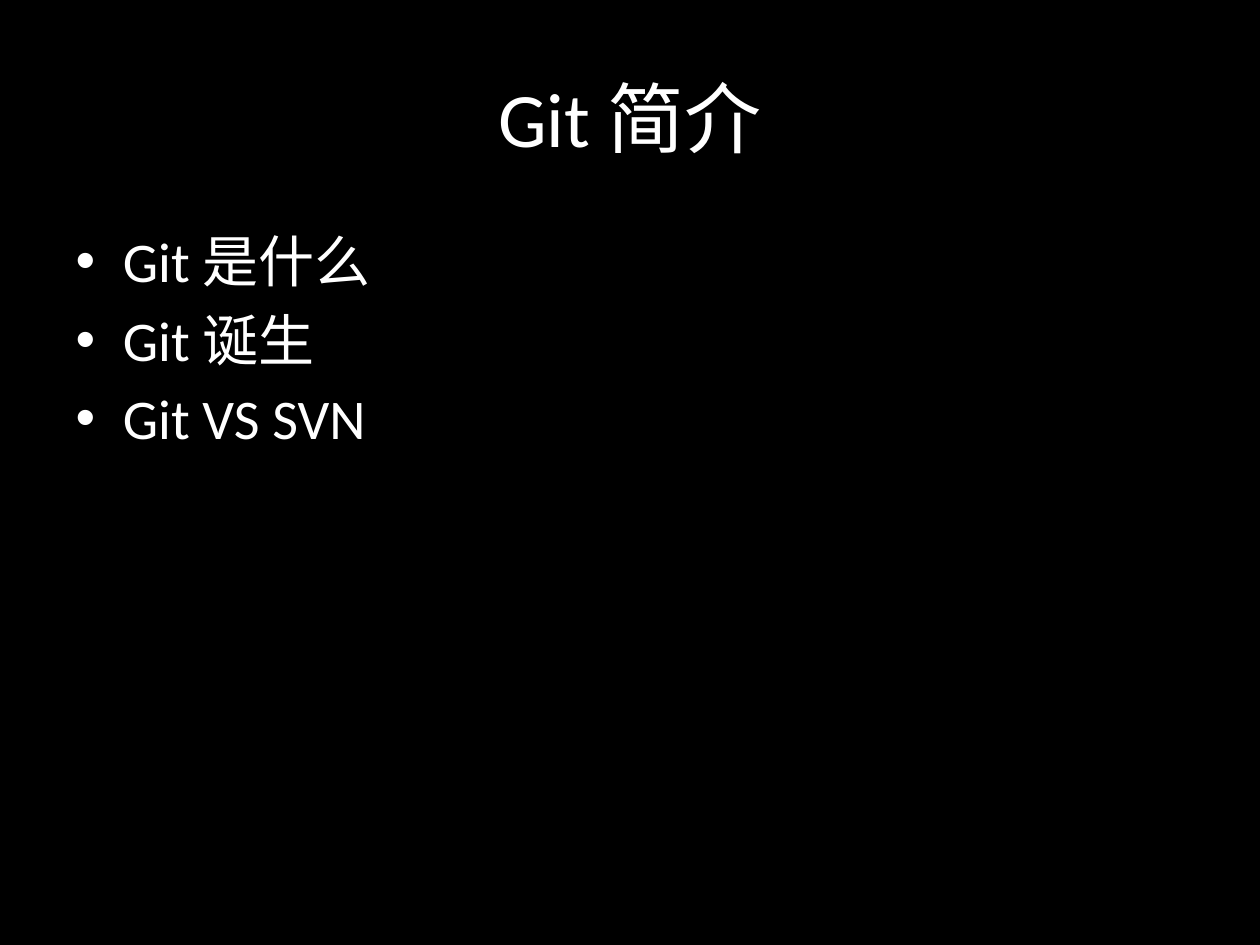
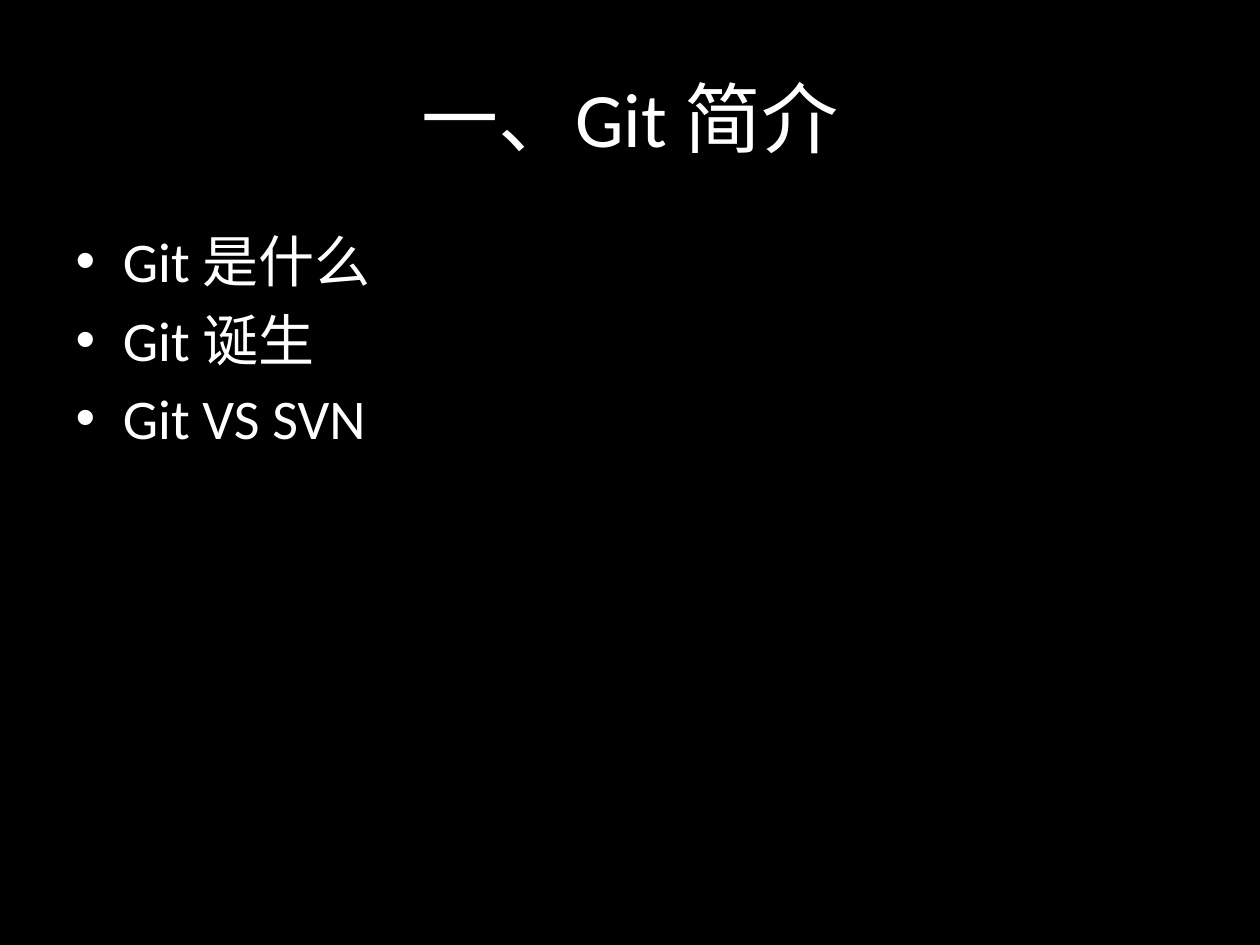
Before and after one commit to sontekliu/git-book, a slide deck: slide 3 of Git.pptx. Drawn at 1260x945 pixels with LibreOffice and Linux fonts; fonts in the diff are those of the drawing. Boxes give left, top, right and bottom in pixels: in the first picture for what was removed or moved away, otherwise in the second. Text is boxed around its words. In the diff, an @@ line names an element or a change of style, - is before the commit and + after.

```diff
--- a/Git.pptx
+++ b/Git.pptx
@@ title at [421, 82, 839, 154]: text changed @@
-Git 简介
+一、Git 简介
```
Also in this commit, not shown: 4 other slides changed, 5 slides added, 1 slide removed.
